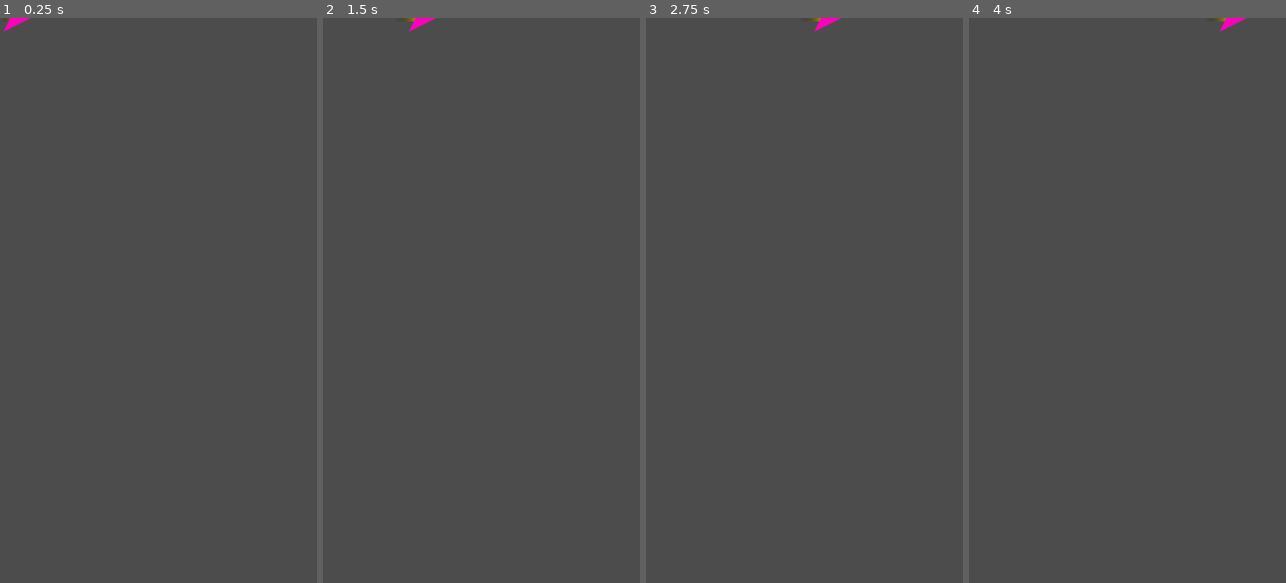
Above: before the commit, frames 1-4 (left to right).
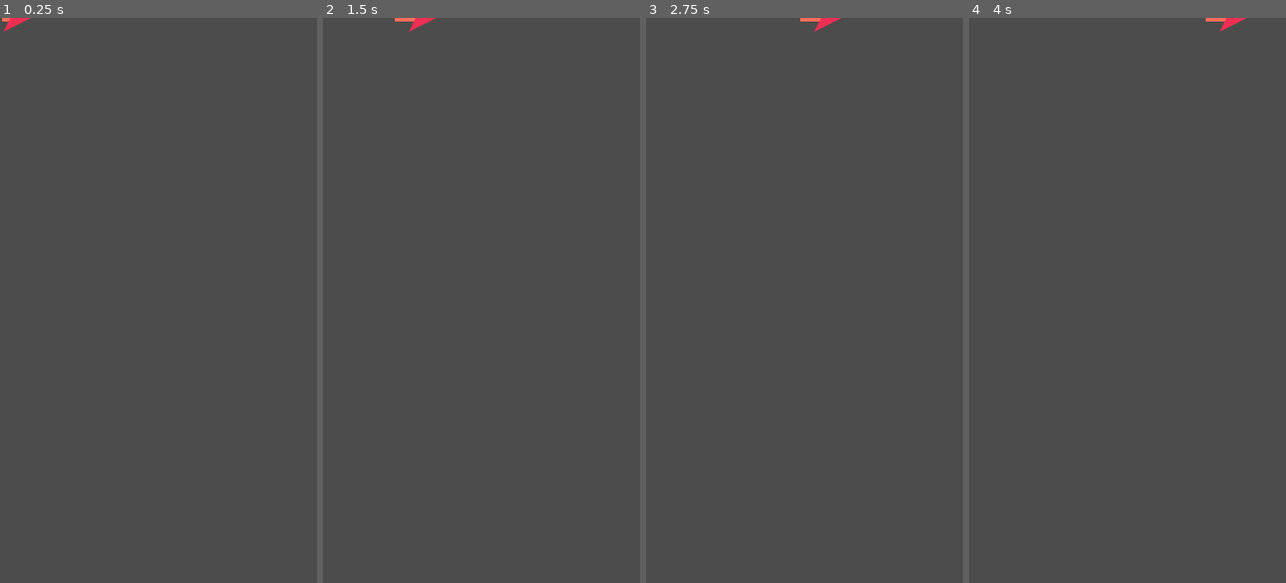
Above: after the commit, the same moments.

Repository: BoontonHighSchool/Circle-Jump
Game: Godot game, scene res://objects/Jumper.tscn
Same seed, same stepped clock (60 frames per second), same inputs: the game is played once before the commit and once after it. This scene is started directly instead of the project's main scene.
Inputs (mouse positions are in pixels of both pictures, inside the frame that each line leads up to):
- Up to frame 1 (0.25 s): no input
- Up to frame 2 (1.5 s): move the mouse to (551, 272) at 0.52 s; click (551, 272) at 0.67 s; move the mouse to (418, 328) at 1.27 s; click (418, 328) at 1.42 s
- Up to frame 3 (2.75 s): move the mouse to (836, 176) at 2.02 s; click (836, 176) at 2.17 s
- Up to frame 4 (4 s): move the mouse to (1111, 413) at 2.77 s; click (1111, 413) at 2.92 s; move the mouse to (1222, 385) at 3.52 s; click (1222, 385) at 3.67 s

The runs differ from the first frame. In frame 1, 0.1% of the frame differs, in the area x 0-10%, y 0-3%; in frame 2, 0.1%, in the area x 22-36%, y 0-3%; in frame 3, 0.1%; in frame 4, 0.1%.

Commit message:
Added Color Theme

Diff:
--- a/objects/Jumper.tscn
+++ b/objects/Jumper.tscn
@@ -6,31 +6,27 @@
 [ext_resource path="res://assets/audio/70.ogg" type="AudioStream" id=4]
 [ext_resource path="res://assets/audio/88.ogg" type="AudioStream" id=5]
 
-[sub_resource type="ShaderMaterial" id=1]
+[sub_resource type="ShaderMaterial" id=3]
 shader = ExtResource( 3 )
-shader_param/color = Color( 1, 0.960784, 0, 1 )
-
-[sub_resource type="Gradient" id=2]
-colors = PoolColorArray( 0, 0, 0, 0, 1, 0.820313, 0, 1 )
+shader_param/color = Color( 0.0784314, 0.670588, 0.027451, 1 )
 
 [node name="Jumper" type="Area2D"]
 script = ExtResource( 1 )
 
-[node name="Sprite" type="Sprite" parent="."]
-material = SubResource( 1 )
-rotation = 1.5708
-texture = ExtResource( 2 )
+[node name="VisibilityNotifier2D" type="VisibilityNotifier2D" parent="."]
 
 [node name="CollisionPolygon2D" type="CollisionPolygon2D" parent="."]
 polygon = PoolVector2Array( -21, -21, 21, 0, -21, 21 )
 
-[node name="VisibilityNotifier2D" type="VisibilityNotifier2D" parent="."]
+[node name="Sprite" type="Sprite" parent="."]
+material = SubResource( 3 )
+rotation = 1.5708
+texture = ExtResource( 2 )
 
 [node name="Trail" type="Node" parent="."]
 
 [node name="Points" type="Line2D" parent="Trail"]
 z_index = -1
-gradient = SubResource( 2 )
 
 [node name="Jump" type="AudioStreamPlayer" parent="."]
 stream = ExtResource( 4 )
--- a/settings.gd
+++ b/settings.gd
@@ -17,11 +17,11 @@
 	},
 	"NEON2": {
 		'background': Color8(0, 0, 0),
-		'player_body': Color8(246, 255, 0),
-		'player_trail': Color8(255, 255, 255),
-		'circle_fill': Color8(255, 0, 110),
-		'circle_static': Color8(151, 255, 48),
-		'circle_limited': Color8(127, 0, 255)
+		'player_body': Color8(239, 48, 84),
+		'player_trail': Color8(255, 111, 89),
+		'circle_fill': Color8(64, 119, 113),
+		'circle_static': Color8(67, 170, 139),
+		'circle_limited': Color8(255, 255, 168)
 	},
 	"NEON3": {
 		'background': Color8(0, 0, 0),
@@ -33,4 +33,4 @@
 	}
 }
 
-var theme = color_schemes["NEON3"]
+var theme = color_schemes["NEON2"]
Not shown: 1 places in objects/Jumper.tscn that only renumber resources
